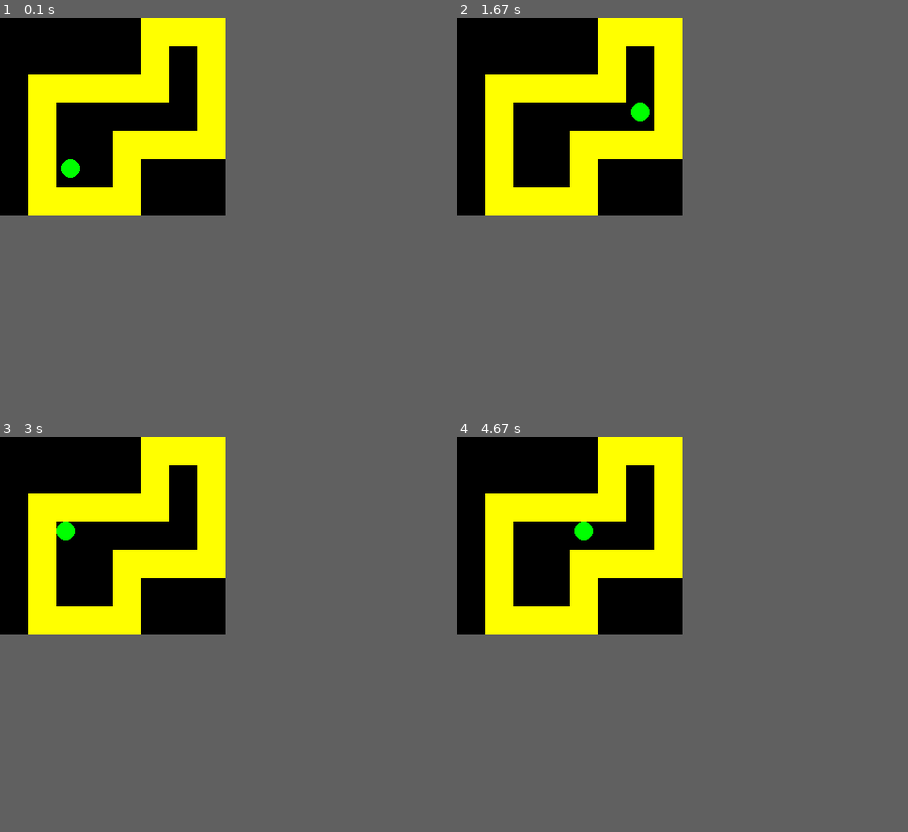
Above: before the commit, frames 1-4 (two rows, left to right).
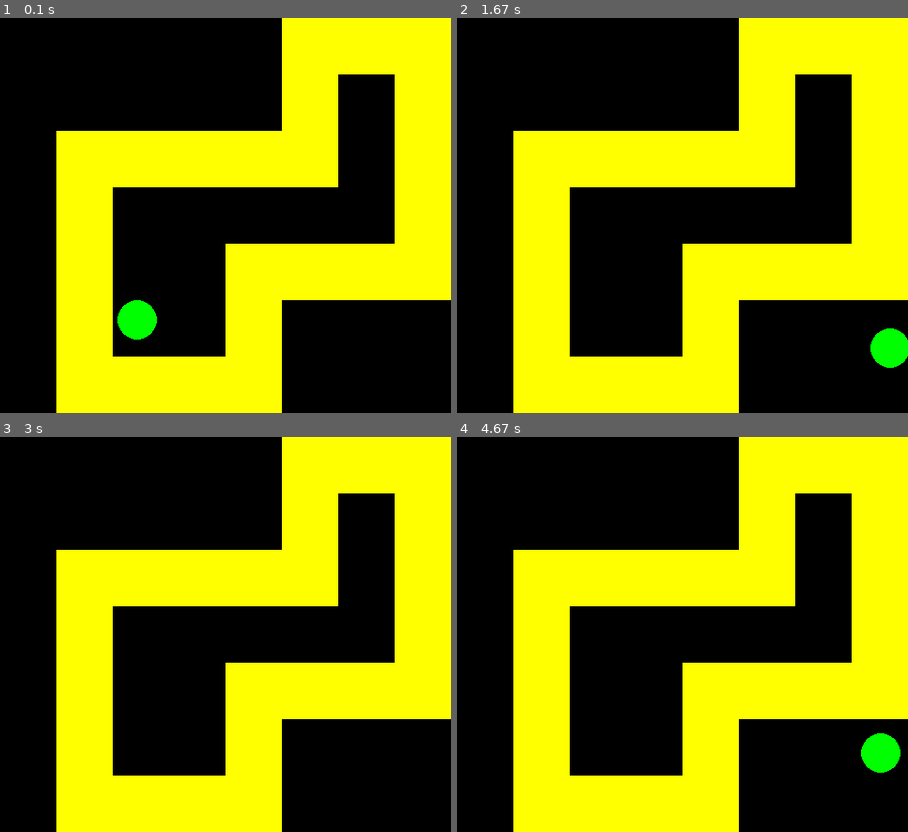
Above: after the commit, the same moments.

Repository: alexlimatds/introducao_pygame
Game: pygame game, started from exemplos_básicos/exemplo_labirinto.py
Two runs of this game, one before a commit and one after it. Both use one fixed random seed, a clock stepped at 60 frames per second and the inputs below.
Inputs:
- Up to frame 1 (0.1 s): no input
- Up to frame 2 (1.67 s): hold Right 0.33-0.8 s; hold Up 0.83-1.13 s; hold Right 1.17-1.63 s
- Up to frame 3 (3 s): hold Left 1.67-2.2 s
- Up to frame 4 (4.67 s): hold Up 3-3.37 s; hold Right 3.4-4.03 s; hold Left from 4.47 s (still down)
In our replay, the window is 240x210 before the commit and 480x420 after it. These sizes can differ from the game's own. Grey fills any space a smaller window leaves; there, only what the larger window draws over its background counts as a difference.

The runs differ from the first frame. In frame 1, 48% of the frame differs, in the area x 6-100%, y 0-100%; in frame 2, 48%; in frame 3, 47%; in frame 4, 48%.

Commit message:
modificação em curso

Diff:
--- a/exemplos_básicos/exemplo_labirinto.py
+++ b/exemplos_básicos/exemplo_labirinto.py
@@ -41,11 +41,28 @@
     self.rect.x -= self.velocidade
 
   def anular_movimento(self):
+    # Anula o último movimento. Essa função é utilizada no game loop
+    # quando ocorre uma colisão entreo personagem e a parede e evitar
+    # que o personagem fique em cima da parede
     self.rect.x = self.ultimo_x
     self.rect.y = self.ultimo_y
 
   def update(self):
     pygame.draw.circle(self.surface, "green", self.centro, self.raio)
+
+def recuar_personagem(personagem, bloco):
+  recuo_x = 0
+  recuo_y = 0
+  if bloco.rect.x > personagem.rect.x: # bloco está à direita do personagem
+    recuo_x = (personagem.rect.right - bloco.rect.x) * -1
+  elif bloco.rect.x < personagem.rect.x: # bloco está à esquerda do personagem
+    recuo_x = (bloco.rect.right - personagem.rect.x)
+  if bloco.rect.bottom > personagem.rect.top:
+    recuo_y = bloco.rect.bottom - personagem.rect.top
+  elif personagem.rect.bottom > bloco.rect.top:
+    pass
+  personagem.rect.x += recuo_x
+  personagem.rect.y += recuo_y
 
 # Mapa do labirinto como uma matriz. O valor 0 representa uma área vazia,
 # 1 representa um bloco, 2 representa o ponto de partida do personagem.
@@ -60,8 +77,13 @@
   [0, 1, 2, 0, 1, 0, 0, 0],
   [0, 1, 1, 1, 1, 0, 0, 0]
 ]
-DIM_TILE = 30 # dimensões de um tile, o qual representa uma célula do mapa
-DIM_JANELA = (len(mapa[0]) * DIM_TILE, len(mapa) * DIM_TILE) # largura e altura da janela do jogo
+DIM_TILE = 60 # dimensões de um tile, o qual representa uma célula do mapa
+# Calcula largura e altura da janela do jogo com base na quantidade de tiles do mapa
+DIM_JANELA = (
+  len(mapa[0]) * DIM_TILE, # len(mapa[0]) obtém a quantidade de colunas do mapa
+  len(mapa) * DIM_TILE     # len(mapa[0]) obtém a quantidade de linha do mapa
+)
+DIM_PERSONAGEM = DIM_TILE * 0.7 // 1
 
 pygame.init()
 janela = pygame.display.set_mode(DIM_JANELA)
@@ -80,7 +102,7 @@
       sprites.add(s)
       paredes.add(s)
     elif v == 2:
-      personagem = Personagem(x + 5, y, DIM_TILE * 0.7 // 1)
+      personagem = Personagem(x + 5, y, DIM_PERSONAGEM)
       sprites.add(personagem)
 
 while True:
@@ -100,7 +122,8 @@
 
   hit_list = pygame.sprite.spritecollide(personagem, paredes, False)
   if hit_list: # anula o último movimento caso tenha havido uma colisão
-    personagem.anular_movimento()
+    #personagem.anular_movimento()
+    recuar_personagem(personagem, hit_list[0])
 
   sprites.update()
   janela.fill((0, 0, 0))
